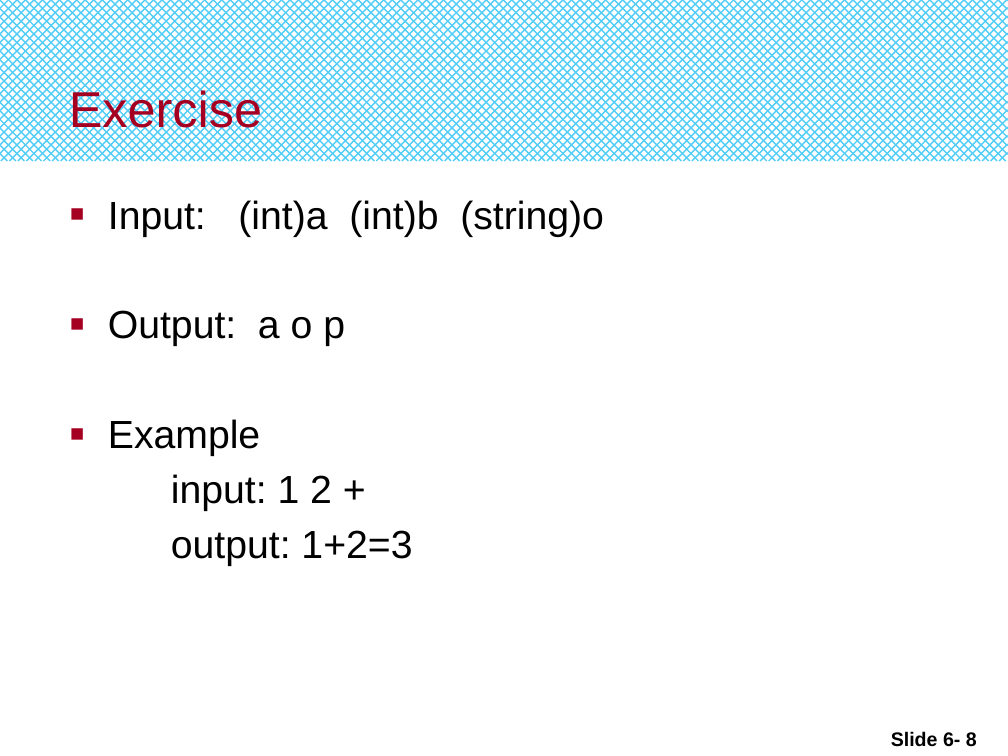
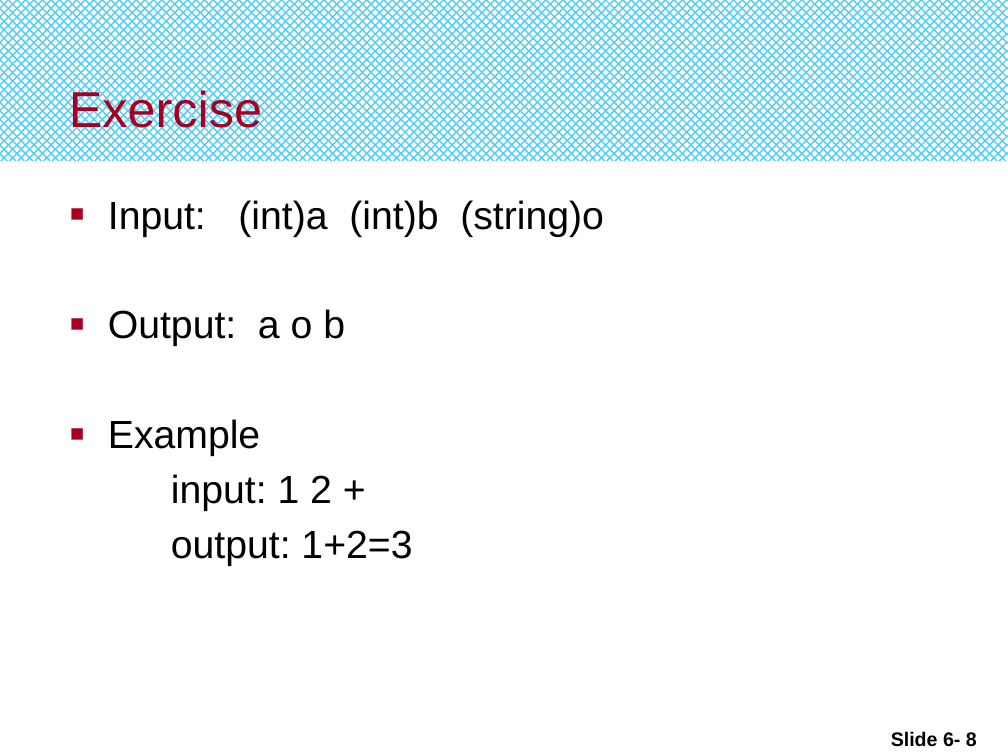
Before and after one commit to djuanbei/CPLUSPLUS, a slide deck: slide 8 of ppt/Chapter 6.pptx. Drawn at 1008x756 pixels with LibreOffice and Linux fonts; fonts in the diff are those of the drawing. Boxes give left, top, right and bottom in pixels: in the first picture for what was removed or moved away, otherwise in the second. Text is boxed around its words. In the diff, an @@ line names an element or a change of style, - is before the commit and + after.

Commit message:
ok

```diff
--- a/ppt/Chapter 6.pptx
+++ b/ppt/Chapter 6.pptx
@@ text at (108,309,345,346): text changed @@
-■ Output: a o p
+■ Output: a o b
```
Also in this commit, not shown: 1 other slide changed.
